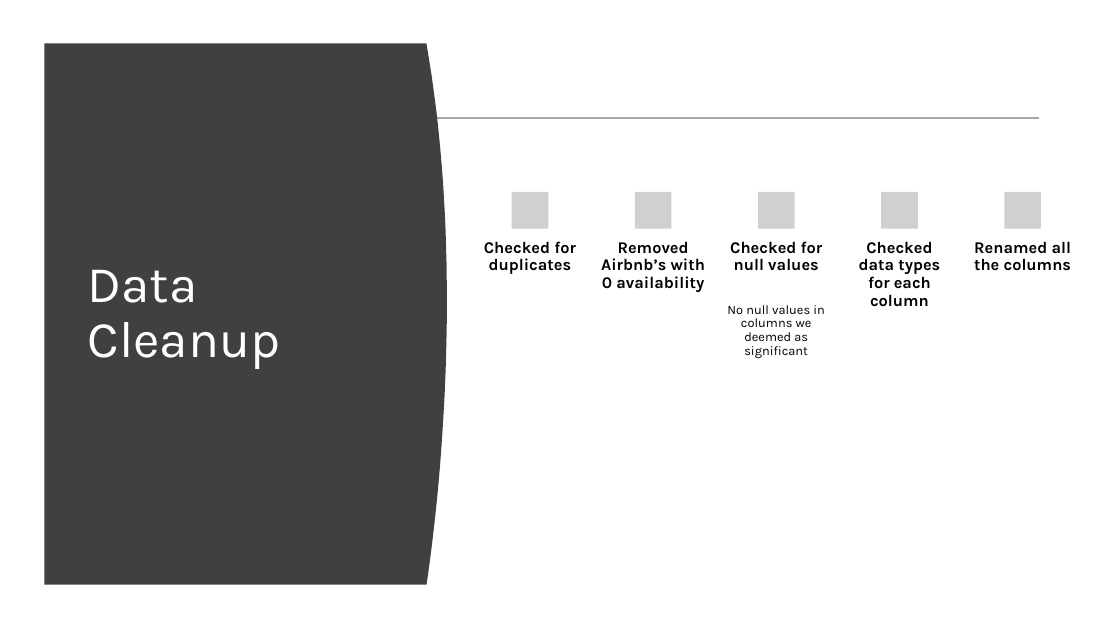
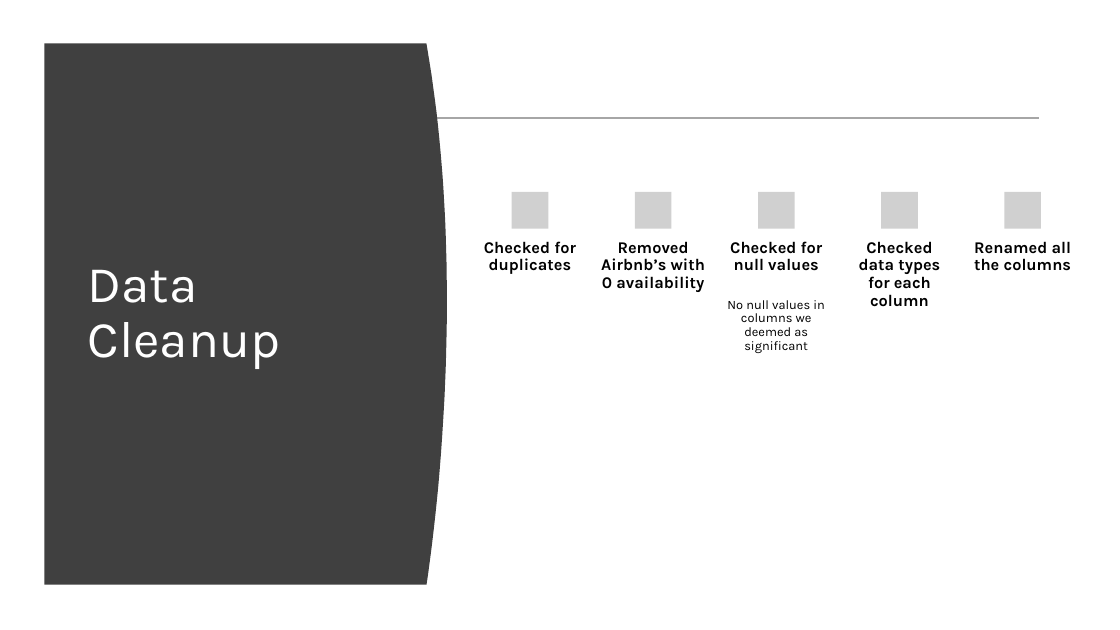
Before and after one commit to hayden4davey/Project1-Group2, a slide deck: slide 5 of Airbnb PPT.pptx. Drawn at 1120x630 pixels with LibreOffice and Linux fonts; fonts in the diff are those of the drawing; grey boxes stand for pictures. Boxes give left, top, right and bottom in pixels: in the first picture for what was removed or moved away, otherwise in the second. Text is boxed around its words. In the diff, an @@ line names an element or a change of style, - is before the commit and + after.

```diff
--- a/Airbnb PPT.pptx
+++ b/Airbnb PPT.pptx
@@ text "No null values in columns ...": place and size @@
-text "No null values in columns ..." at [727,305,825,358]
+text "No null values in columns ..." at [727,300,825,353]
```
Also in this commit, not shown: 2 other slides changed.
